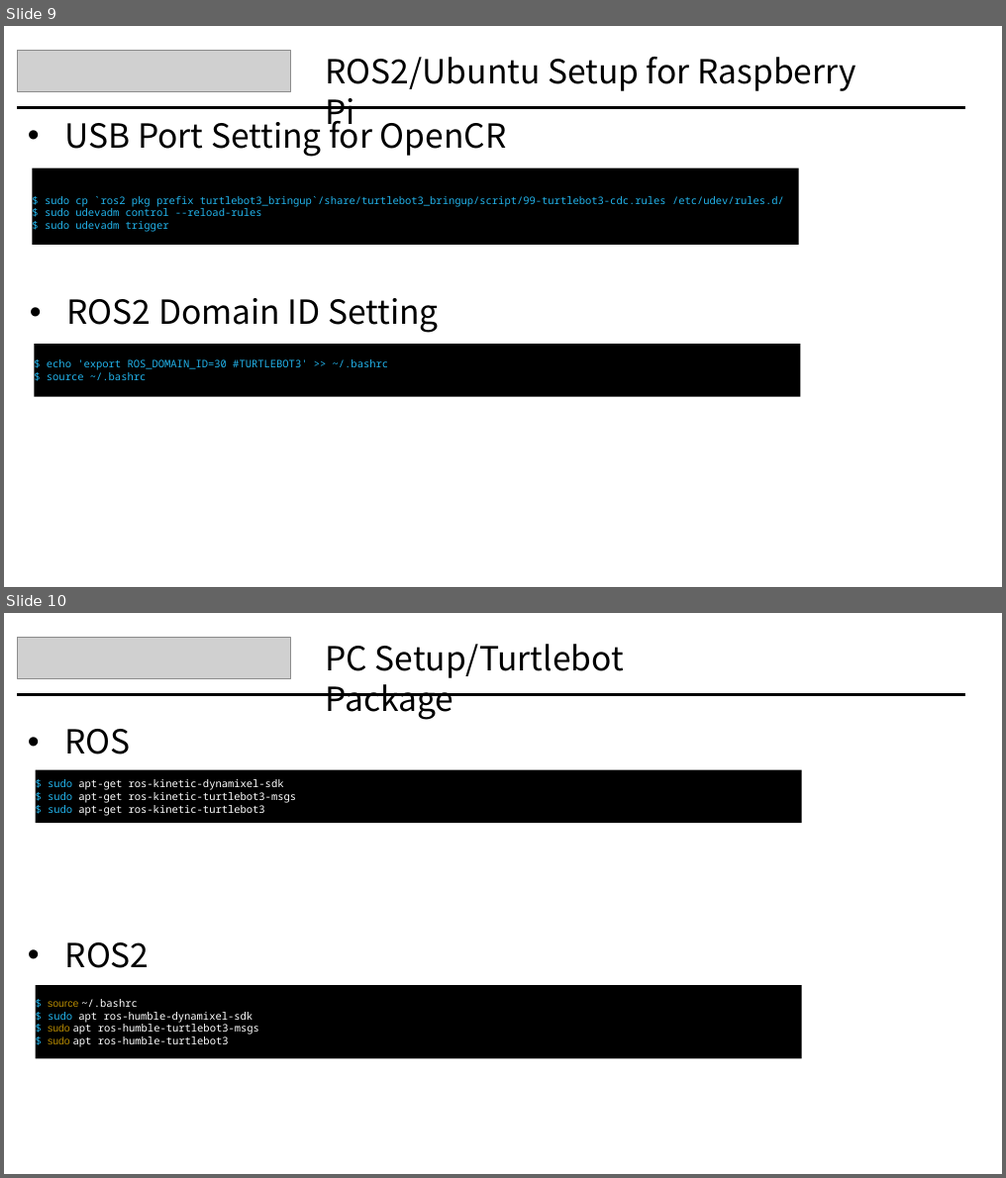
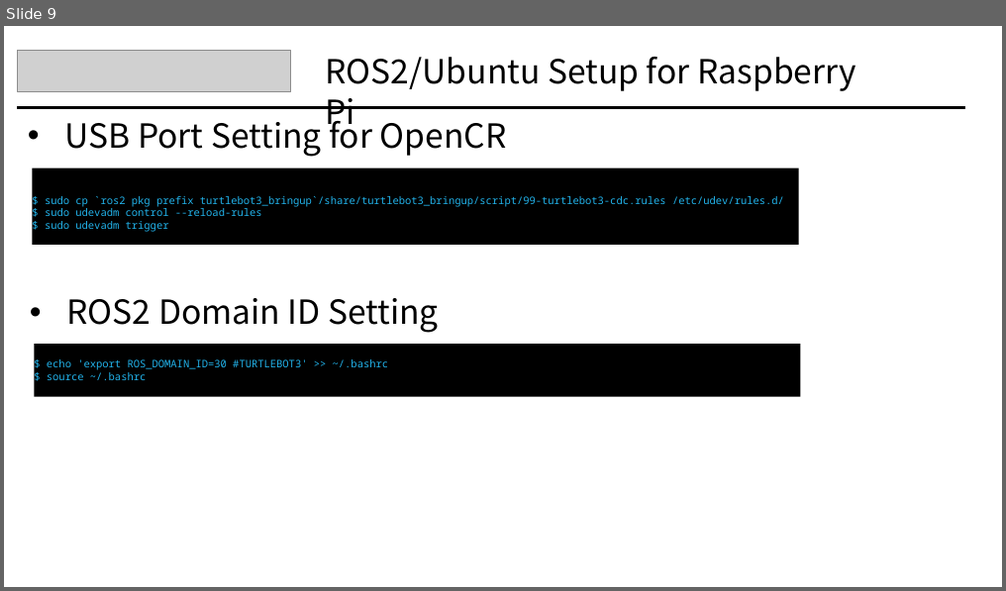
Before and after one commit to orocapangyo/turtlebot, a slide deck: Tutorial/02-Week/robert/Turtlebot_02_robert.pptx. Shown one above the other, each under a label of ours: slides 9 and 10 before the commit, slide 9 after it. The pictures are 1006x1178 and 1006x591 pixels, drawn with LibreOffice and Linux fonts; fonts in the diff are those of the drawing; grey boxes stand for pictures. Boxes give left, top, right and bottom in pixels: in the first picture for what was removed or moved away, otherwise in the second. Text is boxed around its words. In the diff, an @@ line names an element or a change of style, - is before the commit and + after.

```diff
--- a/Tutorial/02-Week/robert/Turtlebot_02_robert.pptx
+++ b/Tutorial/02-Week/robert/Turtlebot_02_robert.pptx
@@ slide 10 removed at [4, 613, 1002, 1174], background #FFFFFF @@
@@ picture removed at [17, 637, 290, 679] @@
@@ text removed at [325, 644, 624, 720] @@
-PC Setup/Turtlebot Package
@@ line removed from (17, 695) to (965, 695) @@
@@ text removed at [21, 718, 156, 765] @@
-• ROS1
@@ rectangle removed at [36, 770, 802, 823] @@
-$ sudo apt-get ros-kinetic-dynamixel-sdk
-$ sudo apt-get ros-kinetic-turtlebot3-msgs
-$ sudo apt-get ros-kinetic-turtlebot3
@@ text removed at [65, 943, 150, 968] @@
-• ROS2
@@ rectangle removed at [36, 986, 802, 1059] @@
-$ source ~/.bashrc
-$ sudo apt ros-humble-dynamixel-sdk
-$ sudo apt ros-humble-turtlebot3-msgs
-$ sudo apt ros-humble-turtlebot3
```
Also in this commit, not shown: 1 slide changed, 3 other slides removed, 4 other files.
